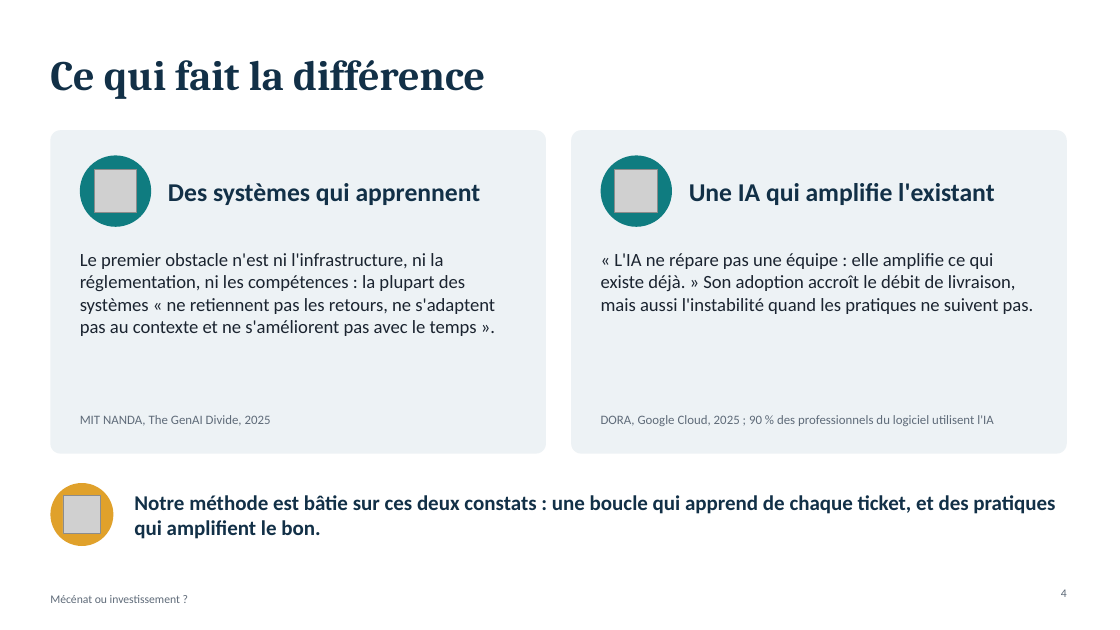
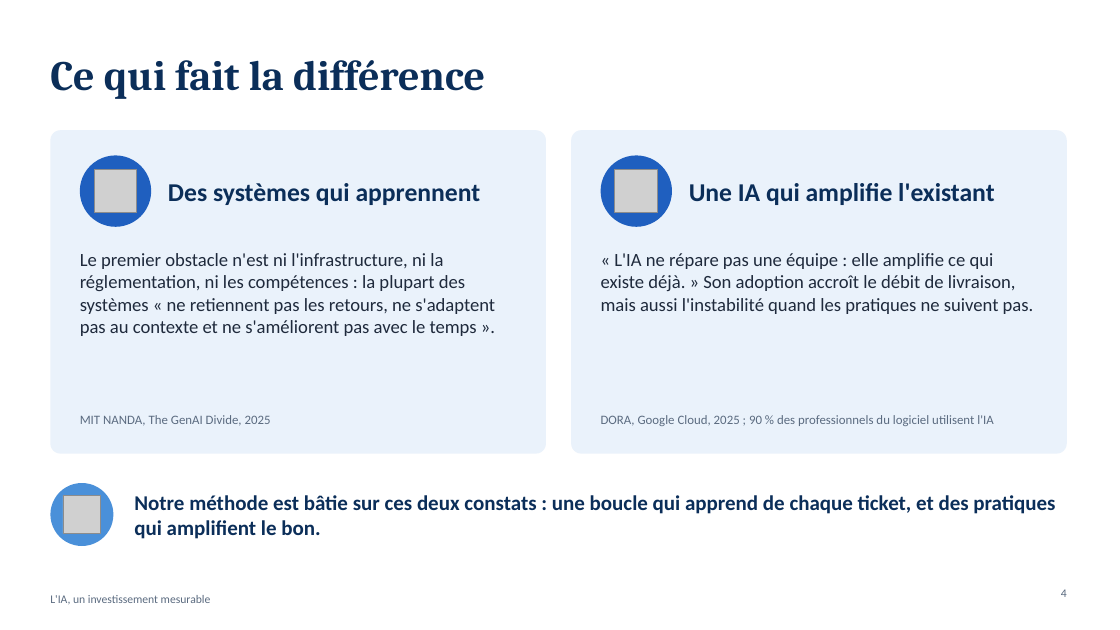
Before and after one commit to FredGarcia/Agent2Prompt, a slide deck: slide 4 of docs/presentation-valeur-ia/presentation-valeur-ia.pptx. Drawn at 1120x630 pixels with LibreOffice and Linux fonts; fonts in the diff are those of the drawing; grey boxes stand for pictures. Boxes give left, top, right and bottom in pixels: in the first picture for what was removed or moved away, otherwise in the second. Text is boxed around its words. In the diff, an @@ line names an element or a change of style, - is before the commit and + after.

```diff
--- a/docs/presentation-valeur-ia/presentation-valeur-ia.pptx
+++ b/docs/presentation-valeur-ia/presentation-valeur-ia.pptx
@@ rounded rectangle at <box>50,130,546,454</box>: fill #EDF2F5 to #EAF2FB @@
@@ rounded rectangle at <box>571,130,1067,454</box>: fill #EDF2F5 to #EAF2FB @@
@@ ellipse at <box>80,155,151,227</box>: fill #0F7C80 to #1F5FBF @@
@@ ellipse at <box>601,155,672,227</box>: fill #0F7C80 to #1F5FBF @@
@@ text colour #123047 to #0B2E59 in 4 elements at <box>50,60,485,99</box>, <box>168,183,481,205</box>, <box>689,183,994,205</box>, <box>134,495,1055,539</box> @@
@@ ellipse at <box>50,483,113,546</box>: fill #E0A12B to #4A90D9 @@
@@ text at <box>50,595,211,604</box>: text changed; text colour #5F6B79 to #5B6B80 @@
-Mécénat ou investissement ?
+L'IA, un investissement mesurable
```
Also in this commit, not shown: 15 other slides changed, 1 slide removed, 3 other files.
